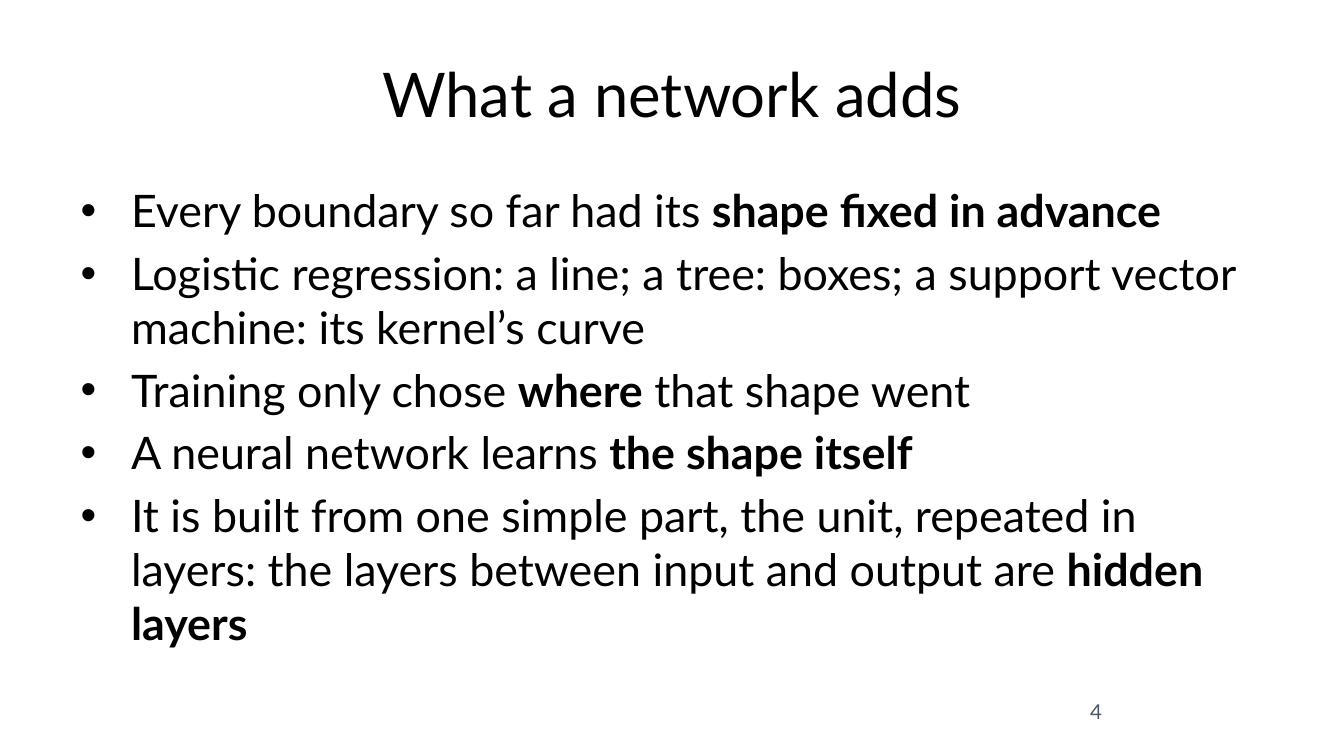
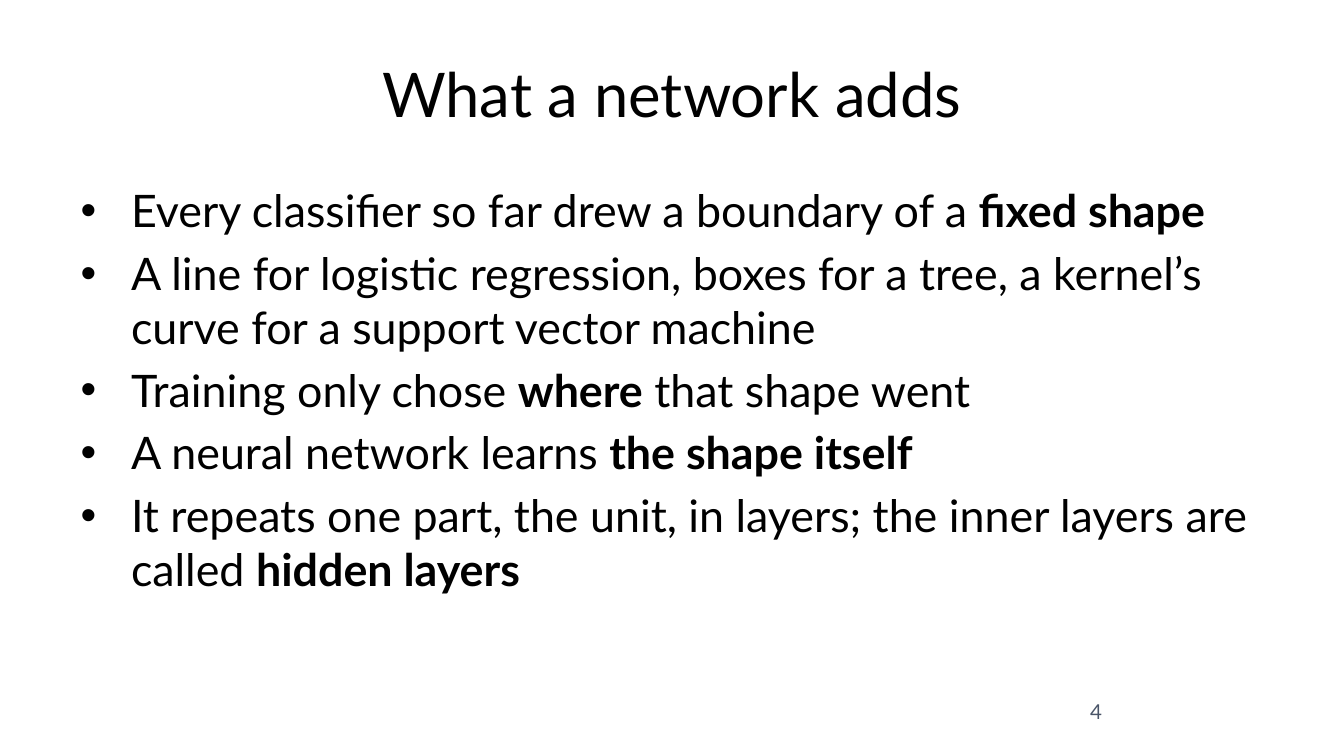
Before and after one commit to fabioantonini/technologies-for-artificial-intelligence, a slide deck: slide 4 of Lessons/09_neural_networks/Slides/neural_networks_slides.pptx. Drawn at 1344x756 pixels with LibreOffice and Linux fonts; fonts in the diff are those of the drawing; background and template pictures are left out. Boxes give left, top, right and bottom in pixels: in the first picture for what was removed or moved away, otherwise in the second. Text is boxed around its words. In the diff, an @@ line names an element or a change of style, - is before the commit and + after.

```diff
--- a/Lessons/09_neural_networks/Slides/neural_networks_slides.pptx
+++ b/Lessons/09_neural_networks/Slides/neural_networks_slides.pptx
@@ text at [131, 193, 1205, 352]: text changed @@
-• Every boundary so far had its shape fixed in advance
-• Logistic regression: a line; a tree: boxes; a support vector machine: its kernel’s curve
+• Every classifier so far drew a boundary of a fixed shape
+• A line for logistic regression, boxes for a tree, a kernel’s curve for a support vector machine
@@ text at [131, 499, 1247, 594]: text changed @@
-• It is built from one simple part, the unit, repeated in layers: the layers between input and output are hidden layers
+• It repeats one part, the unit, in layers; the inner layers are called hidden layers
```
Also in this commit, not shown: 31 other slides changed, 1 slide added, 1 slide removed, 18 other files.
